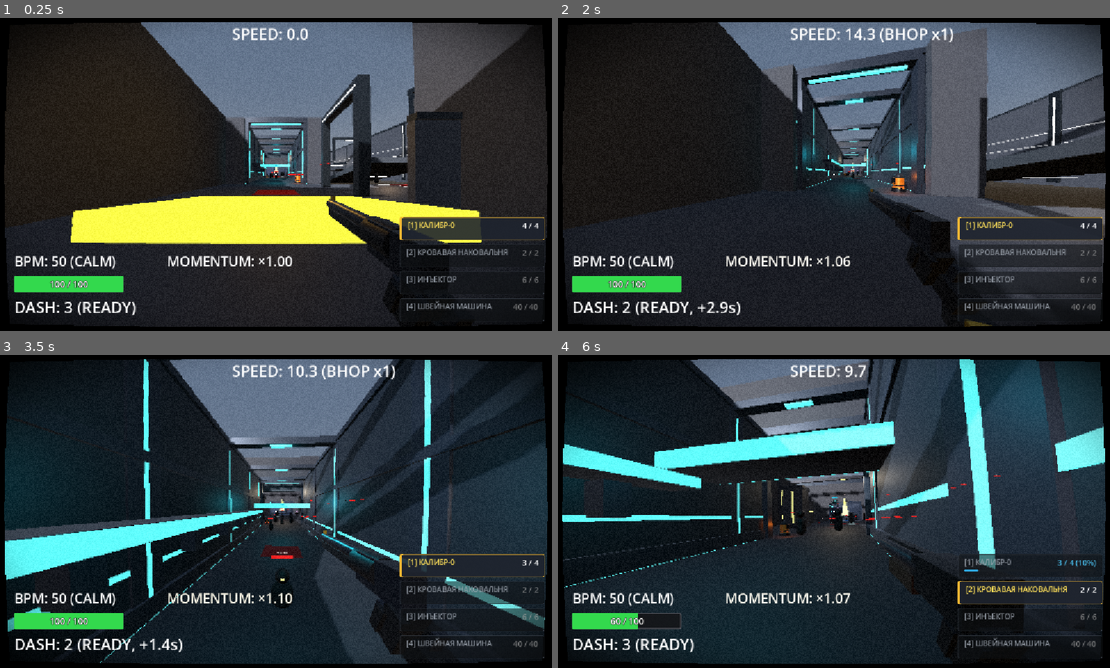
Above: before the commit, frames 1-4 (two rows, left to right).
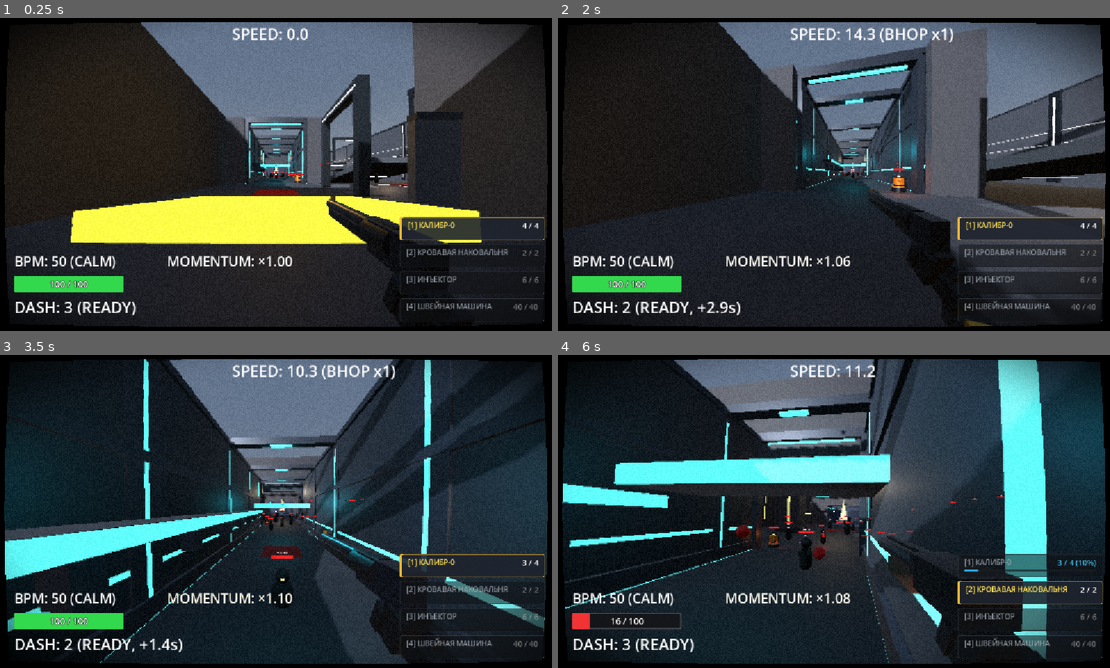
Above: after the commit, the same moments.

Repository: ggou3/voidkill
Game: Godot game, scene res://test_arena.tscn
The game is run twice, just before and just after one commit, with the same random seed, the same clock (stepped at 60 frames per second) and the same inputs. This scene is started directly instead of the project's main scene.
Inputs (mouse positions are in pixels of both pictures, inside the frame that each line leads up to):
- Up to frame 1 (0.25 s): no input
- Up to frame 2 (2 s): tap Enter at 0.5 s; move the mouse to (867, 174) at 0.52 s; hold Right mouse button (alt_fire) 0.53-1.28 s; hold W (move_forward) from 0.53 s (still down); tap Space (jump) at 0.77, 1.52 s; move the mouse to (806, 174) at 1.27 s; tap Shift (dash) at 1.35 s
- Up to frame 3 (3.5 s): keep holding W (move_forward); move the mouse to (292, 505) at 2.02 s; hold F (melee) 2.03-2.78 s; move the mouse to (270, 517) at 2.77 s; click (270, 517) at 2.85 s; tap Space (jump) at 3.02 s
- Up to frame 4 (6 s): move the mouse to (878, 514) at 3.52 s; hold C (slam) 3.53-4.28 s; tap Space (jump) at 3.77, 4.52 s; move the mouse to (789, 508) at 4.27 s; tap Ctrl (slide) at 4.35 s; move the mouse to (839, 511) at 5.02 s; tap 1 at 5.1 s; move the mouse to (811, 505) at 5.77 s; release W (move_forward) at 5.78 s; hold D (move_right) from 5.78 s (still down); tap 2 at 5.85 s

The runs differ from the first frame. In frame 1, less than 0.1% of the frame differs, in the area x 47-56%, y 49-53%; in frame 2, 0.1%; in frame 3, less than 0.1%; in frame 4, 28%, in the area x 0-100%, y 1-99%.
Error before the commit: Parse Error: The function signature doesn't match the parent. Parent signature is "die(Dictionary = <default>) -> Variant". (res://enemy_ranged.gd:60)

Commit message:
fix: align die() signature across enemy subclasses

Diff:
--- a/enemy_bomber.gd
+++ b/enemy_bomber.gd
@@ -135,12 +135,12 @@
 	tick_timer = 0.0 # Первый тик раздаётся мгновенно
 	GameTypes.debug_log(&"enemy", "[%s] BOMBER DETONATION STARTED! (Window: %.2fs)" % [name, detonation_duration])
 
-func die():
+func die(death_info: Dictionary = {}):
 	# Если враг умирает ДО или ВО ВРЕМЯ таймера детонации — моментальный взрыв
 	if not has_exploded:
 		_explode()
 	else:
-		super.die()
+		super.die(death_info)
 
 func _explode():
 	if has_exploded:
--- a/enemy_flyer.gd
+++ b/enemy_flyer.gd
@@ -892,7 +892,7 @@
 	if current_state == State.TELEGRAPH or current_state == State.FIRING:
 		_end_firing()
 
-func die():
+func die(death_info: Dictionary = {}):
 	current_state = State.DEAD
 	set_physics_process(false)
 	_end_firing()
--- a/enemy_ranged.gd
+++ b/enemy_ranged.gd
@@ -57,14 +57,14 @@
 		_reset_ranged_telegraph()
 	super.set_state(new_state)
 
-func die():
+func die(death_info: Dictionary = {}):
 	_reset_ranged_telegraph()
 	if attack_flash_tween_eyes and attack_flash_tween_eyes.is_valid():
 		attack_flash_tween_eyes.kill()
 	if attack_flash_tween_antenna and attack_flash_tween_antenna.is_valid():
 		attack_flash_tween_antenna.kill()
 	attack_timer = 999999.0
-	super.die()
+	super.die(death_info)
 
 func _process_chase(delta: float):
 	if not is_instance_valid(target_player) or ("is_dead" in target_player and target_player.is_dead):
--- a/enemy_shield.gd
+++ b/enemy_shield.gd
@@ -221,11 +221,11 @@
 	tw.tween_property(mat, "albedo_color:a", 0.0, 0.14).set_trans(Tween.TRANS_QUAD).set_ease(Tween.EASE_IN)
 	tw.chain().tween_callback(spark.queue_free)
 
-func die():
+func die(death_info: Dictionary = {}):
 	if barrier_tween and barrier_tween.is_valid():
 		barrier_tween.kill()
 	if indicator_tween and indicator_tween.is_valid():
 		indicator_tween.kill()
 	if shield_barrier:
 		shield_barrier.visible = false
-	super.die()
+	super.die(death_info)
--- a/enemy_turret.gd
+++ b/enemy_turret.gd
@@ -117,7 +117,7 @@
 	# Тяжёлая стационарная огневая точка защищена от физического отбрасывания
 	super.take_damage(amount, Vector3.ZERO, hit_pos, is_melee, is_execute, is_shockwave, is_headshot, source_chain_depth, weapon_source)
 
-func die():
+func die(death_info: Dictionary = {}):
 	_reset_telegraph()
 	if lockdown_tween and lockdown_tween.is_valid():
 		lockdown_tween.kill()
@@ -126,7 +126,7 @@
 	if attack_flash_tween and attack_flash_tween.is_valid():
 		attack_flash_tween.kill()
 	attack_timer = 999999.0
-	super.die()
+	super.die(death_info)
 
 func _process_fear_chain_check(_delta: float):
 	if current_state == State.DEAD:
Not shown, added: scripts/components/health_component.gd.uid
Not shown, changed: DESIGN.md
